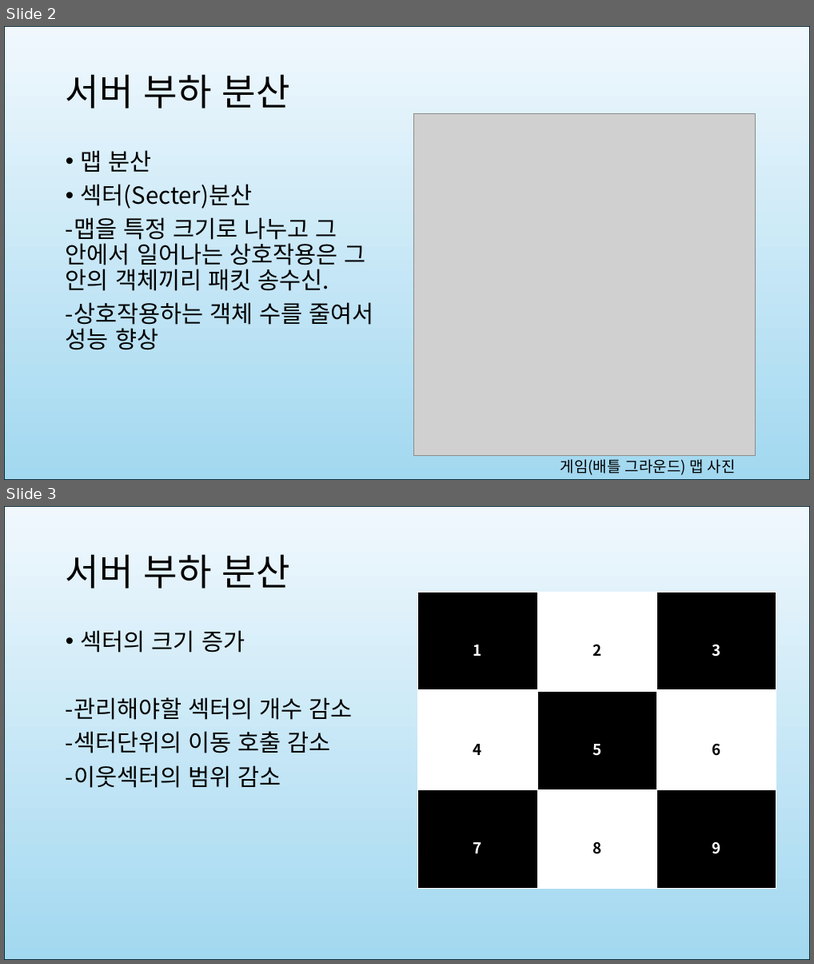
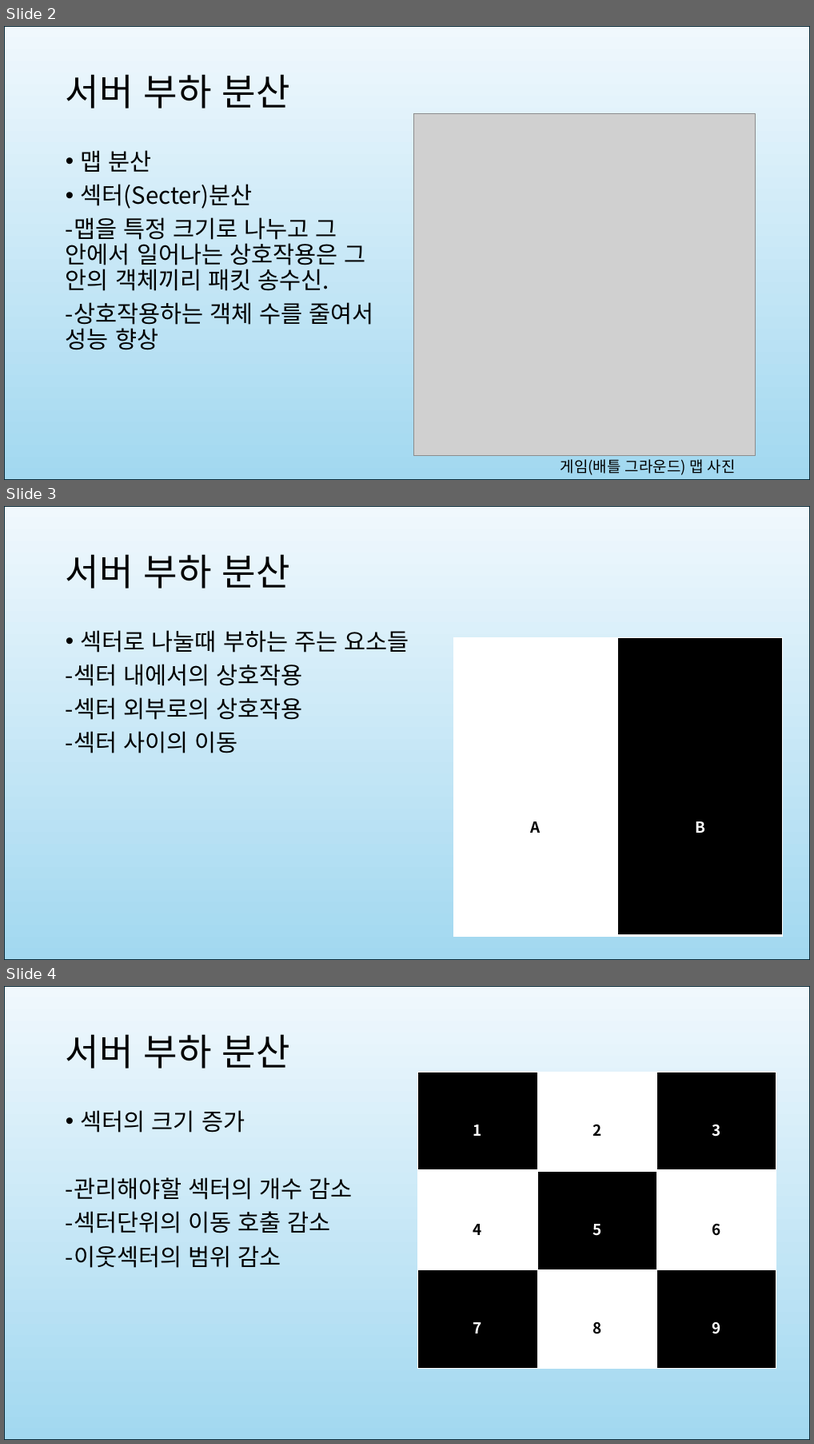
Before and after one commit to crapa36/Graduation-Project, a slide deck: Server/2025 졸업작품 중점 연구 주제 선정.pptx. Shown one above the other, each under a label of ours: slides 2 and 3 before the commit, slides 2, 3 and 4 after it. The pictures are 814x964 and 814x1444 pixels, drawn with LibreOffice and Linux fonts; fonts in the diff are those of the drawing; grey boxes stand for pictures. Boxes give left, top, right and bottom in pixels: in the first picture for what was removed or moved away, otherwise in the second. Text is boxed around its words. In the diff, an @@ line names an element or a change of style, - is before the commit and + after.

Commit message:
부하 파트 추가

```diff
--- a/Server/2025 졸업작품 중점 연구 주제 선정.pptx
+++ b/Server/2025 졸업작품 중점 연구 주제 선정.pptx
@@ slide 3 added at bbox=[4, 506, 810, 960], background #FFFFFF @@
@@ rectangle added at bbox=[4, 506, 810, 960], fill gradient #F0F8FD to #A2D8F0, outline #092A39 1.5 pt @@
@@ title added at bbox=[66, 554, 290, 588], 44 pt, text #000000 @@
+서버 부하 분산
@@ text added at bbox=[66, 630, 410, 753], 28 pt, text #000000 @@
+• 섹터로 나눌때 부하는 주는 요소들
+-섹터 내에서의 상호작용
+-섹터 외부로의 상호작용
+-섹터 사이의 이동
@@ table added at bbox=[454, 637, 782, 936], 1 rows, 2 columns @@
+A | B
@@ what was slide 3 is now slide 4 @@
```
